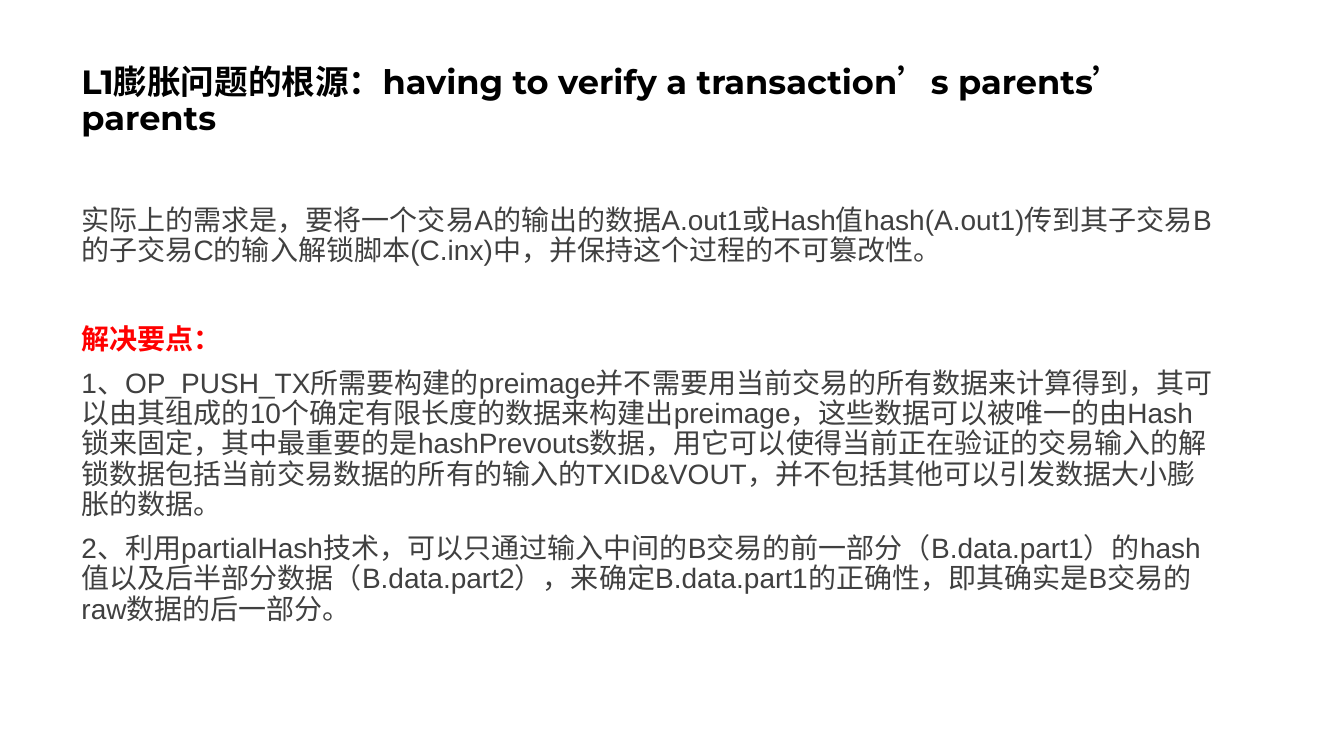
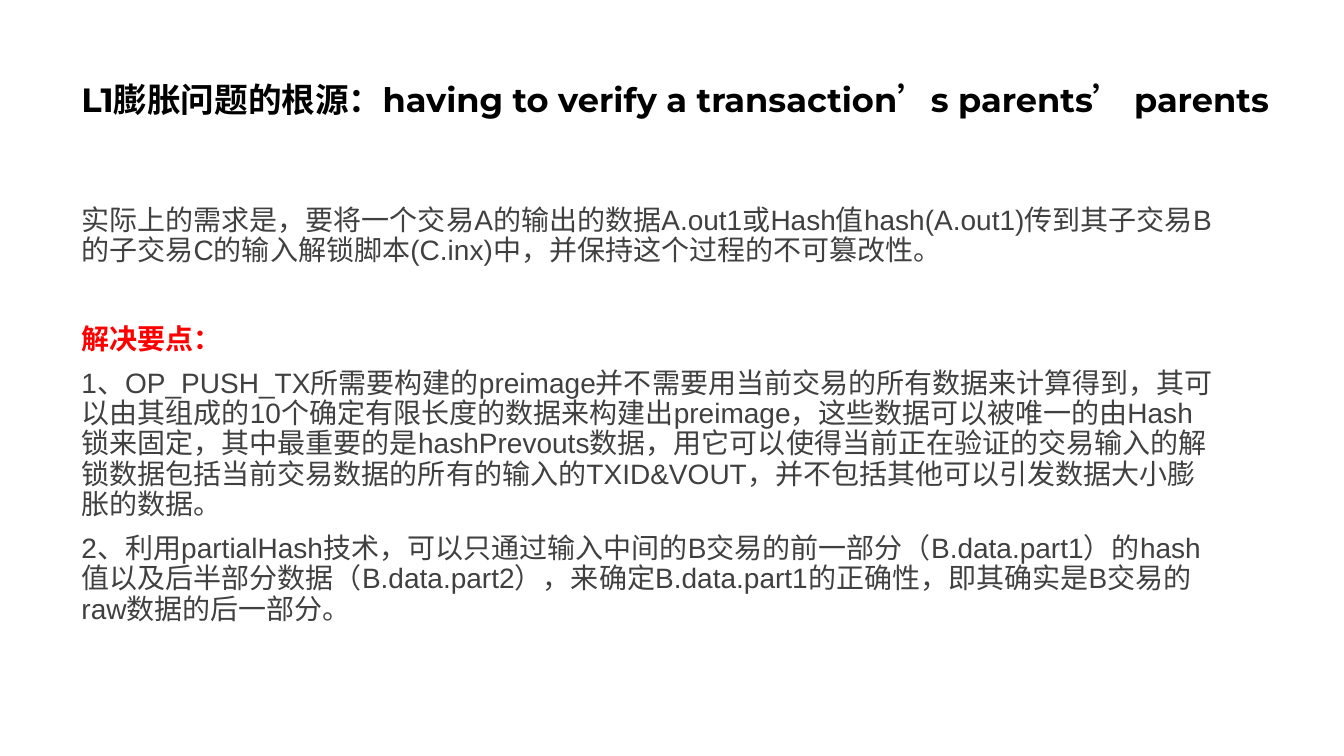
Before and after one commit to TuringBitChain/Document, a slide deck: slide 5 of Solve_BSV-L1-Contract_BackToGenesis_Problem_WithoutHardFork.pptx. Drawn at 1344x756 pixels with LibreOffice and Linux fonts; fonts in the diff are those of the drawing. Boxes give left, top, right and bottom in pixels: in the first picture for what was removed or moved away, otherwise in the second. Text is boxed around its words. In the diff, an @@ line names an element or a change of style, - is before the commit and + after.

```diff
--- a/Solve_BSV-L1-Contract_BackToGenesis_Problem_WithoutHardFork.pptx
+++ b/Solve_BSV-L1-Contract_BackToGenesis_Problem_WithoutHardFork.pptx
@@ title "L1膨胀问题的根源：having to verify a transaction’s ..." rewrapped from [81,65,1126,137] to [81,83,1269,119] @@
```
Also in this commit, not shown: 6 other slides changed.
